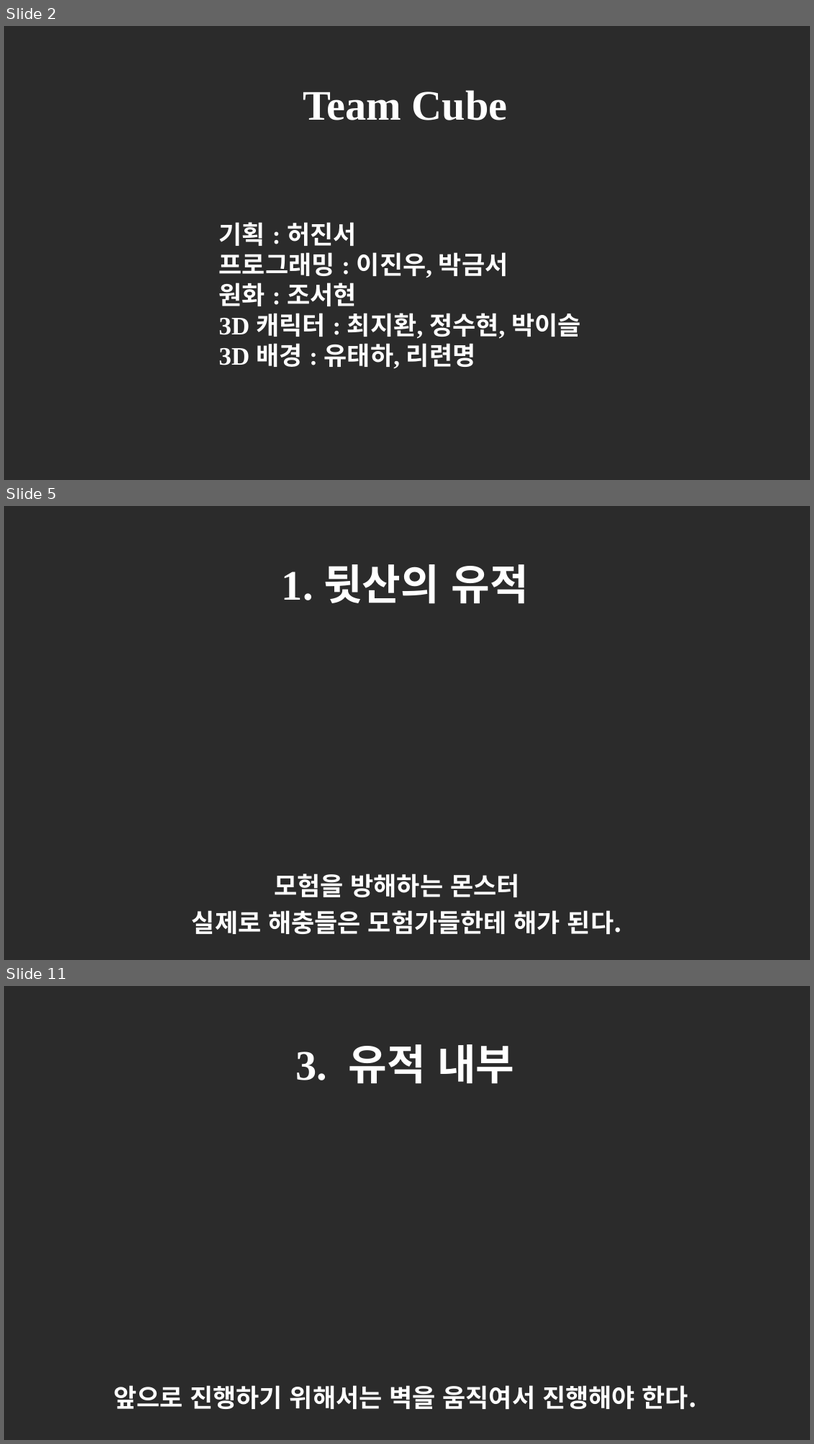
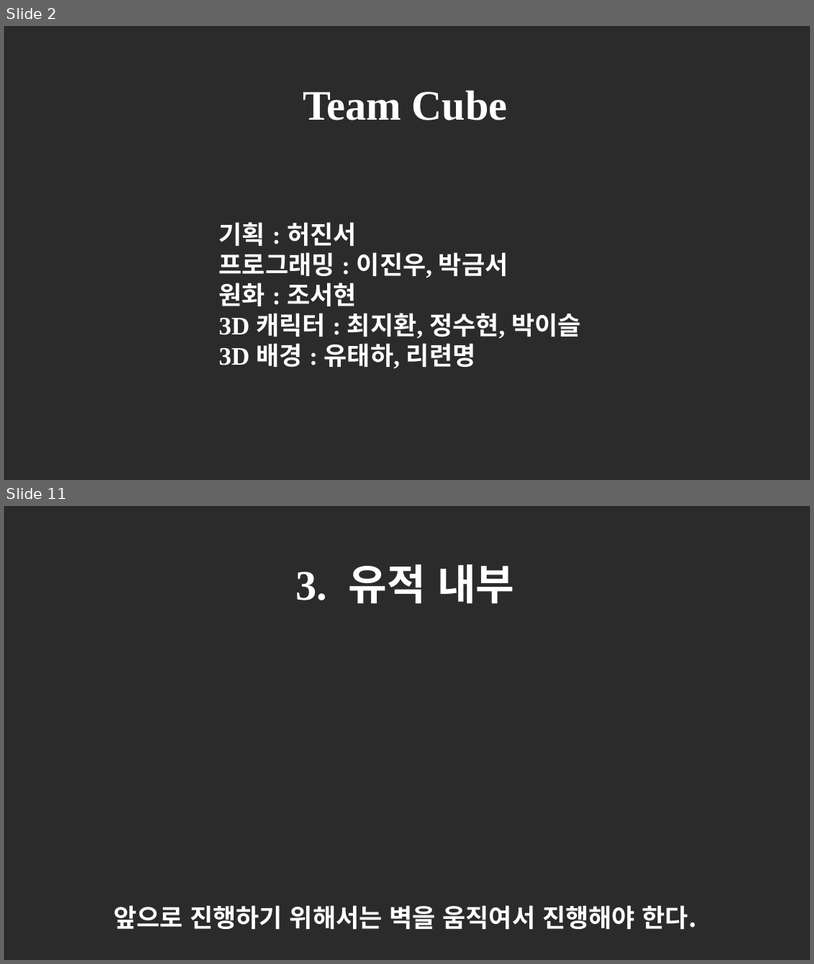
Before and after one commit to SBS-Academy-Team-Cube/Trip_of_Memories, a slide deck: Documents/1차발표PPT.pptx. Shown one above the other, each under a label of ours: slides 2, 5 and 11 before the commit, slides 2 and 11 after it; the slides between them are not shown. The pictures are 814x1444 and 814x964 pixels, drawn with LibreOffice and Linux fonts; fonts in the diff are those of the drawing; background and template pictures are left out; a plain dark background stands for a picture behind light text. Boxes give left, top, right and bottom in pixels: in the first picture for what was removed or moved away, otherwise in the second. Text is boxed around its words. In the diff, an @@ line names an element or a change of style, - is before the commit and + after.

```diff
--- a/Documents/1차발표PPT.pptx
+++ b/Documents/1차발표PPT.pptx
@@ slide 5 removed at box(4, 506, 810, 960), background picture (left out) @@
@@ text removed at box(282, 564, 529, 604) @@
-1. 뒷산의 유적
@@ text removed at box(274, 873, 520, 897) @@
-모험을 방해하는 몬스터
@@ text removed at box(192, 910, 622, 934) @@
-실제로 해충들은 모험가들한테 해가 된다.
```
Also in this commit, not shown: 7 slides changed, 1 slide added, 1 other file.
